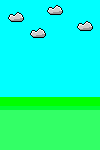
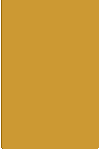
Comparing the layer stacks of the two 100 x 150 images. Changes:
added layer "panel" above "trashcan" over (0, 0, 100, 150)
hid "cloud" over (8, 5, 93, 38)
hid "Фон" over (0, 0, 100, 150)
